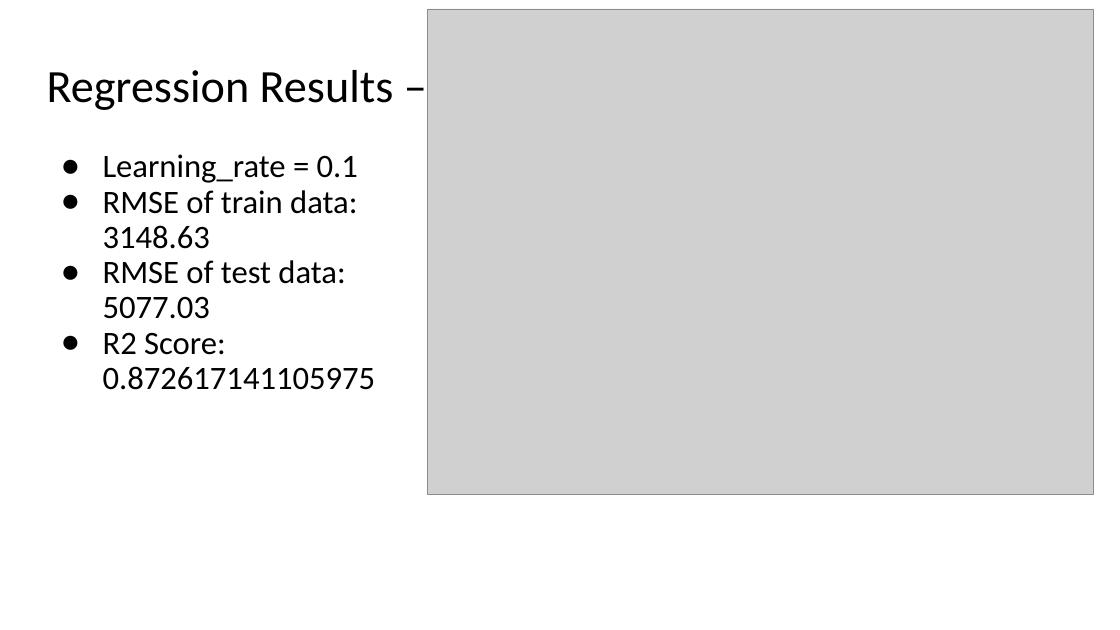
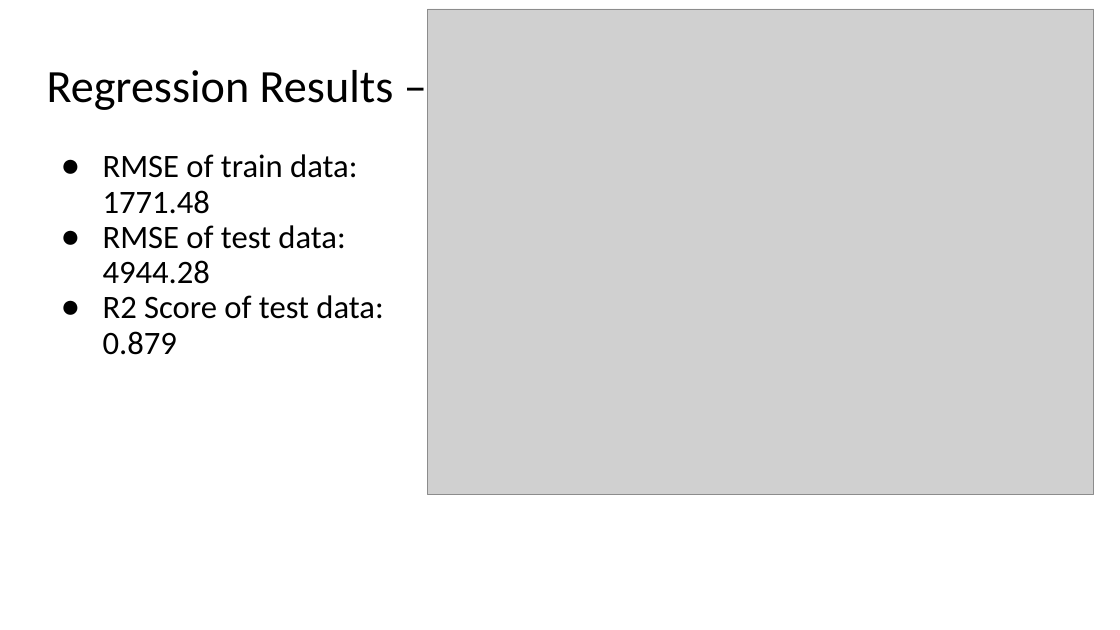
Before and after one commit to ranton256/used_car_sale_price_analysis, a slide deck: slide 25 of DSCI521_rna63_final_project_pres.pptx (slide 24 before the commit). Drawn at 1120x630 pixels with LibreOffice and Linux fonts; fonts in the diff are those of the drawing; grey boxes stand for pictures; background and template pictures are left out. Boxes give left, top, right and bottom in pixels: in the first picture for what was removed or moved away, otherwise in the second. Text is boxed around its words. In the diff, an @@ line names an element or a change of style, - is before the commit and + after.

```diff
--- a/DSCI521_rna63_final_project_pres.pptx
+++ b/DSCI521_rna63_final_project_pres.pptx
@@ text at <box>103,154,383,355</box>: text changed @@
-● Learning_rate = 0.1
-● RMSE of train data: 3148.63
-● RMSE of test data: 5077.03
-● R2 Score: 0.872617141105975
+● RMSE of train data: 1771.48
+● RMSE of test data: 4944.28
+● R2 Score of test data: 0.879
```
Also in this commit, not shown: 5 other slides changed, 4 slides added, 1 slide removed, 1 other file.
